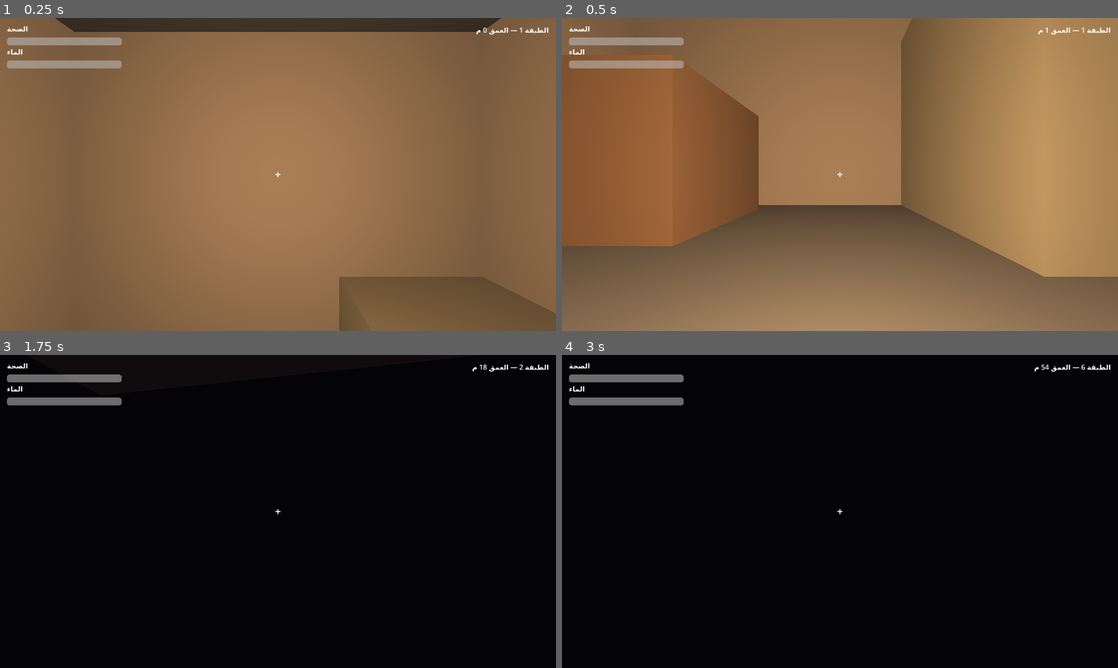
Above: before the commit, frames 1-4 (two rows, left to right).
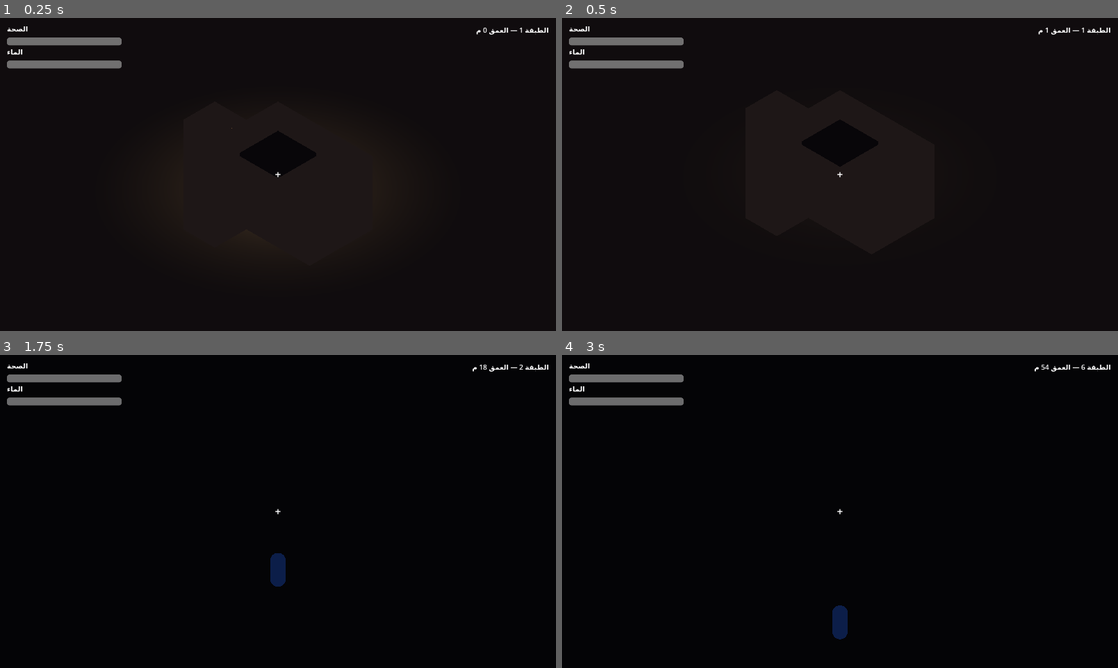
Above: after the commit, the same moments.

Repository: vallenelreec-ux/Abyss-Pod
Game: Godot game, scene res://scenes/world/Main.tscn
Same seed, same stepped clock (60 frames per second), same inputs: the game is played once before the commit and once after it. Before the commit the project starts from res://scenes/Main.tscn.
Inputs (mouse positions are in pixels of both pictures, inside the frame that each line leads up to):
- Up to frame 1 (0.25 s): no input
- Up to frame 2 (0.5 s): no input
- Up to frame 3 (1.75 s): move the mouse to (305, 511) at 0.52 s; press the mouse at (305, 511) at 0.53 s; hold W (move_forward) from 0.53 s (still down); tap Space (jump) at 0.77, 1.52 s; move the mouse to (250, 511) at 1.27 s; release the mouse at (250, 511) at 1.28 s; click (250, 511) at 1.35 s
- Up to frame 4 (3 s): keep holding W (move_forward); move the mouse to (851, 505) at 2.02 s; press the mouse at (851, 505) at 2.03 s; move the mouse to (834, 517) at 2.77 s; release the mouse at (834, 517) at 2.78 s; click (834, 517) at 2.85 s

The runs differ from the first frame. In frame 1, 100% of the frame differs, in the area x 0-100%, y 0-100%; in frame 2, 100%; in frame 3, 0.3%; in frame 4, 0.3%.

Commit message:
Reorganize folders, add fixed isometric camera, movement-direction digging
Co-authored-by: vallenelreec-ux <vallenelreec-ux@users.noreply.github.com>

Diff:
--- a/project.godot
+++ b/project.godot
@@ -8,9 +8,9 @@
 
 config/name="Abyss Pod"
 config/description="لعبة بقاء وتنقيب تحت الأرض - المرحلة 1 و 2: الحركة، الغرفة الآمنة، ونظام الحفر"
-run/main_scene="res://scenes/Main.tscn"
+run/main_scene="res://scenes/world/Main.tscn"
 config/features=PackedStringArray("4.2", "GL Compatibility")
-config/icon="res://icon.svg"
+config/icon="res://assets/textures/icon.svg"
 
 [display]
 
--- a/scenes/Player.tscn
+++ /dev/null
@@ -1,36 +0,0 @@
-[gd_scene load_steps=4 format=3]
-
-[ext_resource type="Script" path="res://scripts/player.gd" id="1_player"]
-[ext_resource type="Script" path="res://scripts/digging.gd" id="2_digging"]
-
-[sub_resource type="CapsuleShape3D" id="capsule"]
-radius = 0.35
-height = 1.7
-
-[node name="Player" type="CharacterBody3D"]
-script = ExtResource("1_player")
-
-[node name="CollisionShape3D" type="CollisionShape3D" parent="."]
-transform = Transform3D(1, 0, 0, 0, 1, 0, 0, 0, 1, 0, 0.85, 0)
-shape = SubResource("capsule")
-
-[node name="Head" type="Node3D" parent="."]
-transform = Transform3D(1, 0, 0, 0, 1, 0, 0, 0, 1, 0, 1.5, 0)
-
-[node name="Camera3D" type="Camera3D" parent="Head"]
-fov = 75.0
-near = 0.05
-
-[node name="DigRay" type="RayCast3D" parent="Head"]
-target_position = Vector3(0, 0, -2.5)
-
-[node name="Torch" type="OmniLight3D" parent="Head"]
-light_color = Color(1, 0.9, 0.75, 1)
-light_energy = 1.4
-omni_range = 9.0
-
-[node name="Digging" type="Node" parent="."]
-script = ExtResource("2_digging")
-
-[node name="SwingTimer" type="Timer" parent="Digging"]
-one_shot = true
--- /dev/null
+++ b/scenes/player/Player.tscn
@@ -0,0 +1,44 @@
+[gd_scene load_steps=6 format=3]
+
+[ext_resource type="Script" path="res://scripts/player/player.gd" id="1_player"]
+[ext_resource type="Script" path="res://scripts/digging/digging.gd" id="2_digging"]
+
+[sub_resource type="CapsuleShape3D" id="capsule"]
+radius = 0.35
+height = 1.7
+
+[sub_resource type="StandardMaterial3D" id="player_mat"]
+albedo_color = Color(0.3, 0.55, 0.9, 1)
+roughness = 0.6
+
+[sub_resource type="CapsuleMesh" id="capsule_mesh"]
+material = SubResource("player_mat")
+radius = 0.35
+height = 1.7
+
+[node name="Player" type="CharacterBody3D"]
+script = ExtResource("1_player")
+
+[node name="CollisionShape3D" type="CollisionShape3D" parent="."]
+transform = Transform3D(1, 0, 0, 0, 1, 0, 0, 0, 1, 0, 0.85, 0)
+shape = SubResource("capsule")
+
+[node name="Mesh" type="MeshInstance3D" parent="."]
+transform = Transform3D(1, 0, 0, 0, 1, 0, 0, 0, 1, 0, 0.85, 0)
+mesh = SubResource("capsule_mesh")
+
+[node name="DigRay" type="RayCast3D" parent="."]
+transform = Transform3D(1, 0, 0, 0, 1, 0, 0, 0, 1, 0, 0.9, 0)
+target_position = Vector3(0, 0, -2.5)
+
+[node name="Torch" type="OmniLight3D" parent="."]
+transform = Transform3D(1, 0, 0, 0, 1, 0, 0, 0, 1, 0, 1.5, 0)
+light_color = Color(1, 0.9, 0.75, 1)
+light_energy = 1.4
+omni_range = 9.0
+
+[node name="Digging" type="Node" parent="."]
+script = ExtResource("2_digging")
+
+[node name="SwingTimer" type="Timer" parent="Digging"]
+one_shot = true
--- a/scenes/Pod.tscn
+++ b/scenes/pod/Pod.tscn
@@ -1,6 +1,6 @@
 [gd_scene load_steps=8 format=3]
 
-[ext_resource type="Script" path="res://scripts/pod.gd" id="1_pod"]
+[ext_resource type="Script" path="res://scripts/world/pod.gd" id="1_pod"]
 
 [sub_resource type="StandardMaterial3D" id="ceiling_mat"]
 albedo_color = Color(0.25, 0.22, 0.2, 1)
--- a/scenes/HUD.tscn
+++ b/scenes/ui/HUD.tscn
@@ -1,6 +1,6 @@
 [gd_scene load_steps=2 format=3]
 
-[ext_resource type="Script" path="res://scripts/hud.gd" id="1_hud"]
+[ext_resource type="Script" path="res://scripts/ui/hud.gd" id="1_hud"]
 
 [node name="HUD" type="CanvasLayer"]
 script = ExtResource("1_hud")
--- a/scenes/Main.tscn
+++ b/scenes/world/Main.tscn
@@ -1,10 +1,11 @@
-[gd_scene load_steps=8 format=3]
+[gd_scene load_steps=9 format=3]
 
-[ext_resource type="Script" path="res://scripts/main.gd" id="1_main"]
-[ext_resource type="PackedScene" path="res://scenes/Pod.tscn" id="2_pod"]
-[ext_resource type="PackedScene" path="res://scenes/Player.tscn" id="3_player"]
-[ext_resource type="PackedScene" path="res://scenes/Wall.tscn" id="4_wall"]
-[ext_resource type="PackedScene" path="res://scenes/HUD.tscn" id="5_hud"]
+[ext_resource type="Script" path="res://scripts/world/main.gd" id="1_main"]
+[ext_resource type="PackedScene" path="res://scenes/pod/Pod.tscn" id="2_pod"]
+[ext_resource type="PackedScene" path="res://scenes/player/Player.tscn" id="3_player"]
+[ext_resource type="PackedScene" path="res://scenes/world/Wall.tscn" id="4_wall"]
+[ext_resource type="PackedScene" path="res://scenes/ui/HUD.tscn" id="5_hud"]
+[ext_resource type="Script" path="res://scripts/player/isometric_camera.gd" id="6_camera"]
 
 [sub_resource type="Environment" id="env"]
 background_mode = 1
@@ -71,6 +72,16 @@
 transform = Transform3D(1, 0, 0, 0, 1, 0, 0, 0, 1, -4, 1, 0)
 hint = 2
 
+[node name="CameraRig" type="Node3D" parent="."]
+transform = Transform3D(0.707107, -0.408248, 0.57735, 0, 0.816497, 0.57735, -0.707107, -0.408248, 0.57735, 0, 1, 0)
+script = ExtResource("6_camera")
+target_path = NodePath("../Player")
+
+[node name="Camera3D" type="Camera3D" parent="CameraRig"]
+transform = Transform3D(1, 0, 0, 0, 1, 0, 0, 0, 1, 0, 0, 14)
+projection = 1
+size = 14.0
+
 [node name="Player" parent="." instance=ExtResource("3_player")]
 transform = Transform3D(1, 0, 0, 0, 1, 0, 0, 0, 1, 0, 0.2, 0)
 
--- a/scenes/Wall.tscn
+++ b/scenes/world/Wall.tscn
@@ -1,6 +1,6 @@
 [gd_scene load_steps=4 format=3]
 
-[ext_resource type="Script" path="res://scripts/wall.gd" id="1_wall"]
+[ext_resource type="Script" path="res://scripts/digging/wall.gd" id="1_wall"]
 
 [sub_resource type="BoxShape3D" id="block_shape"]
 size = Vector3(2, 2, 2)
--- a/scripts/digging.gd
+++ b/scripts/digging/digging.gd
@@ -1,9 +1,10 @@
 extends Node
-## نظام الحفر: ضربات الفأس الخشبي تُنقص صحة الجدار وتستهلك الماء.
+## نظام الحفر: الضربات تستهدف الجدار الموجود في اتجاه حركة اللاعب.
 
 signal wall_hit(hp: float, max_hp: float)
 
 const AXE_DAMAGE := 10.0
+const DIG_RANGE := 2.5
 const HITS_PER_WATER_TICK := 5
 const WATER_COST_PER_TICK := 1.0
 const SWING_COOLDOWN := 0.45
@@ -11,8 +12,12 @@
 var _hits_since_water_tick := 0
 
 @onready var player: CharacterBody3D = get_parent()
-@onready var ray: RayCast3D = player.get_node("Head/DigRay")
+@onready var ray: RayCast3D = player.get_node("DigRay")
 @onready var swing_timer: Timer = $SwingTimer
+
+func _physics_process(_delta: float) -> void:
+	# يوجّه شعاع الحفر أفقياً نحو آخر اتجاه حركة للاعب.
+	ray.target_position = player.last_move_dir * DIG_RANGE
 
 func _unhandled_input(event: InputEvent) -> void:
 	if event.is_action_pressed("dig") and swing_timer.is_stopped():
--- /dev/null
+++ b/scripts/player/isometric_camera.gd
@@ -0,0 +1,20 @@
+extends Node3D
+## كاميرا إيزومترية ثابتة: زاويتها مقفولة ولا تدور أبداً، وتتبع اللاعب بسلاسة.
+
+const FOLLOW_SMOOTHING := 5.0
+## إزاحة رأسية صغيرة لتوسيط جسم اللاعب على الشاشة.
+const TARGET_OFFSET := Vector3(0, 1, 0)
+
+@export var target_path: NodePath
+@export var follow_speed := 5.0
+
+var _target: Node3D
+
+func _ready() -> void:
+	_target = get_node_or_null(target_path) as Node3D
+
+func _process(delta: float) -> void:
+	if _target == null:
+		return
+	var weight := 1.0 - exp(-follow_speed * delta)
+	global_position = global_position.lerp(_target.global_position + TARGET_OFFSET, weight)
--- a/scripts/player.gd
+++ b/scripts/player/player.gd
@@ -1,5 +1,5 @@
 extends CharacterBody3D
-## اللاعب: حركة WASD + نظرة الماوس + إحصاءات البقاء (الصحة والماء).
+## اللاعب: حركة WASD بمحاذاة الشاشة (كاميرا إيزومترية ثابتة) + إحصاءات البقاء.
 
 signal health_changed(value: float, max_value: float)
 signal water_changed(value: float, max_value: float)
@@ -10,31 +10,18 @@
 const DEHYDRATION_DAMAGE_PER_SECOND := 5.0
 const MOVE_SPEED := 4.0
 const JUMP_SPEED := 4.5
-const MOUSE_SENSITIVITY := 0.0025
 const GRAVITY := 12.0
 
 var health := MAX_HEALTH
 var water := MAX_WATER
 var spawn_point := Vector3.ZERO
-
-@onready var head: Node3D = $Head
-@onready var camera: Camera3D = $Head/Camera3D
+## آخر اتجاه حركة أفقي، يستخدمه نظام الحفر لتحديد الجدار المستهدف.
+var last_move_dir := Vector3(0, 0, -1)
 
 func _ready() -> void:
 	spawn_point = global_position
-	Input.mouse_mode = Input.MOUSE_MODE_CAPTURED
 	health_changed.emit(health, MAX_HEALTH)
 	water_changed.emit(water, MAX_WATER)
-
-func _unhandled_input(event: InputEvent) -> void:
-	if event is InputEventMouseMotion and Input.mouse_mode == Input.MOUSE_MODE_CAPTURED:
-		rotate_y(-event.relative.x * MOUSE_SENSITIVITY)
-		head.rotate_x(-event.relative.y * MOUSE_SENSITIVITY)
-		head.rotation.x = clampf(head.rotation.x, -PI / 2.0, PI / 2.0)
-	elif event.is_action_pressed("ui_cancel"):
-		Input.mouse_mode = Input.MOUSE_MODE_VISIBLE
-	elif event is InputEventMouseButton and event.pressed and Input.mouse_mode != Input.MOUSE_MODE_CAPTURED:
-		Input.mouse_mode = Input.MOUSE_MODE_CAPTURED
 
 func _physics_process(delta: float) -> void:
 	if not is_on_floor():
@@ -42,11 +29,30 @@
 	if Input.is_action_just_pressed("jump") and is_on_floor():
 		velocity.y = JUMP_SPEED
 	var input_dir := Input.get_vector("move_left", "move_right", "move_forward", "move_back")
-	var direction := (transform.basis * Vector3(input_dir.x, 0.0, input_dir.y)).normalized()
+	var direction := _screen_aligned_direction(input_dir)
+	if direction.length_squared() > 0.0:
+		last_move_dir = direction
 	velocity.x = direction.x * MOVE_SPEED
 	velocity.z = direction.z * MOVE_SPEED
 	move_and_slide()
 	_update_survival(delta)
+
+## يحوّل إدخال WASD إلى اتجاه في العالم بحسب زاوية الكاميرا الثابتة،
+## فتطابق الأسهم على الشاشة حركة اللاعب مهما كانت زاوية الإيزومتري.
+func _screen_aligned_direction(input_dir: Vector2) -> Vector3:
+	var forward := Vector3(0, 0, -1)
+	var right := Vector3(1, 0, 0)
+	var cam := get_viewport().get_camera_3d()
+	if cam != null:
+		var cam_forward := -cam.global_transform.basis.z
+		var cam_right := cam.global_transform.basis.x
+		cam_forward.y = 0.0
+		cam_right.y = 0.0
+		if cam_forward.length_squared() > 0.0001:
+			forward = cam_forward.normalized()
+		if cam_right.length_squared() > 0.0001:
+			right = cam_right.normalized()
+	return right * input_dir.x + forward * -input_dir.y
 
 func _update_survival(delta: float) -> void:
 	if water <= 0.0:
Renamed: icon.svg -> assets/textures/icon.svg
Renamed: scripts/wall.gd -> scripts/digging/wall.gd
Renamed: scripts/hit_sound.gd -> scripts/systems/hit_sound.gd
Renamed: scripts/hud.gd -> scripts/ui/hud.gd
Renamed: scripts/main.gd -> scripts/world/main.gd
Renamed: scripts/pod.gd -> scripts/world/pod.gd
Not shown, added: assets/audio/.gitkeep
Not shown, added: assets/materials/.gitkeep
Not shown, added: assets/models/.gitkeep
